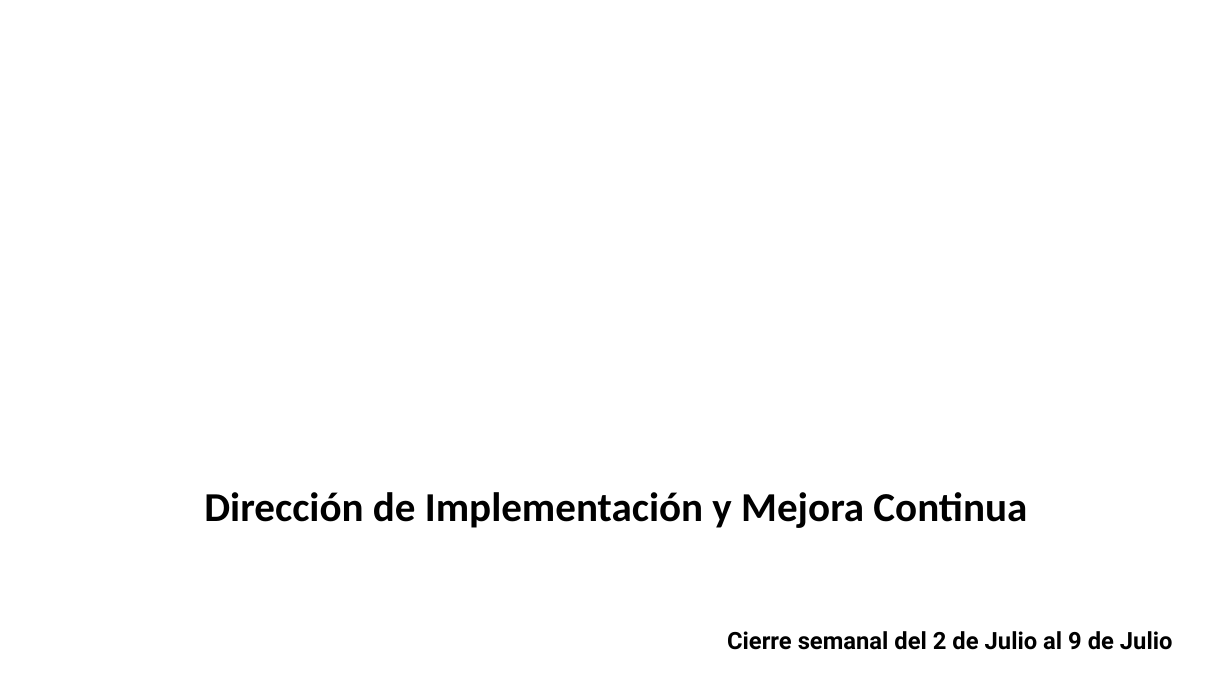
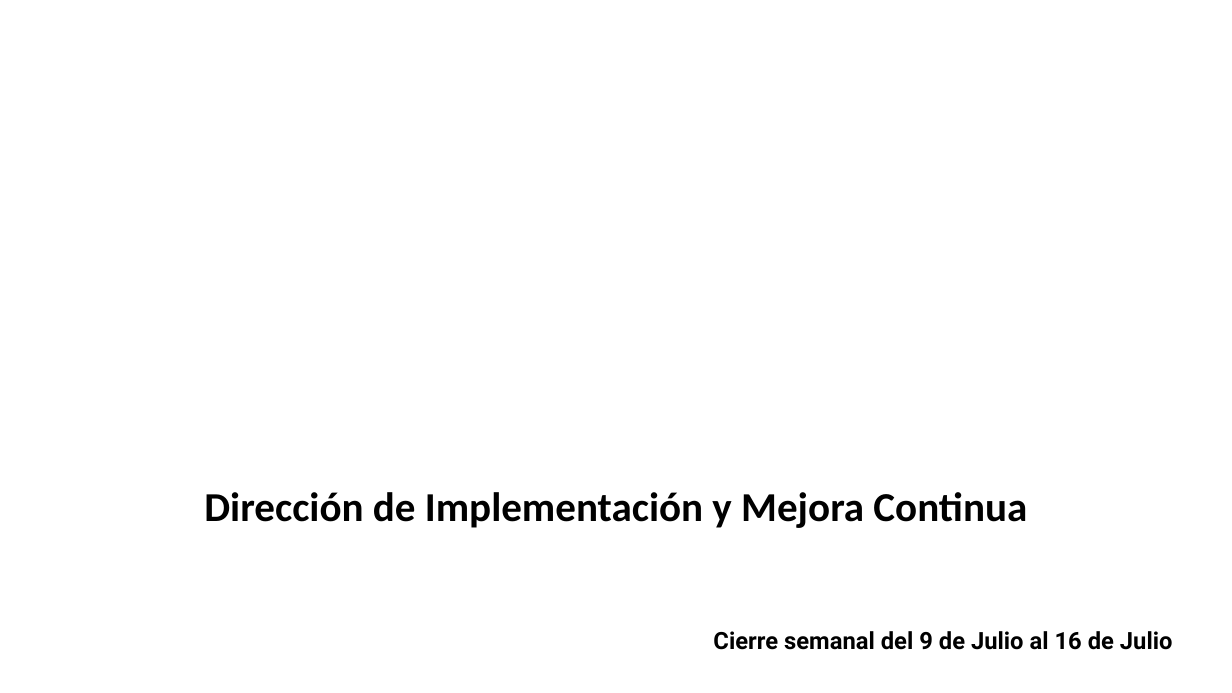
Before and after one commit to DTI-Dashboard/Proyectos, a slide deck: slide 1 of cierre_base.pptx. Drawn at 1232x693 pixels with LibreOffice and Linux fonts; fonts in the diff are those of the drawing; background and template pictures are left out. Boxes give left, top, right and bottom in pixels: in the first picture for what was removed or moved away, otherwise in the second. Text is boxed around its words. In the diff, an @@ line names an element or a change of style, - is before the commit and + after.

Commit message:
reporte: actualizar cierre_base.pptx (bajo demanda)

```diff
--- a/cierre_base.pptx
+++ b/cierre_base.pptx
@@ text at box(713, 631, 1173, 650): text changed @@
-Cierre semanal del 2 de Julio al 9 de Julio
+Cierre semanal del 9 de Julio al 16 de Julio
```
Also in this commit, not shown: 1 other slide changed.
